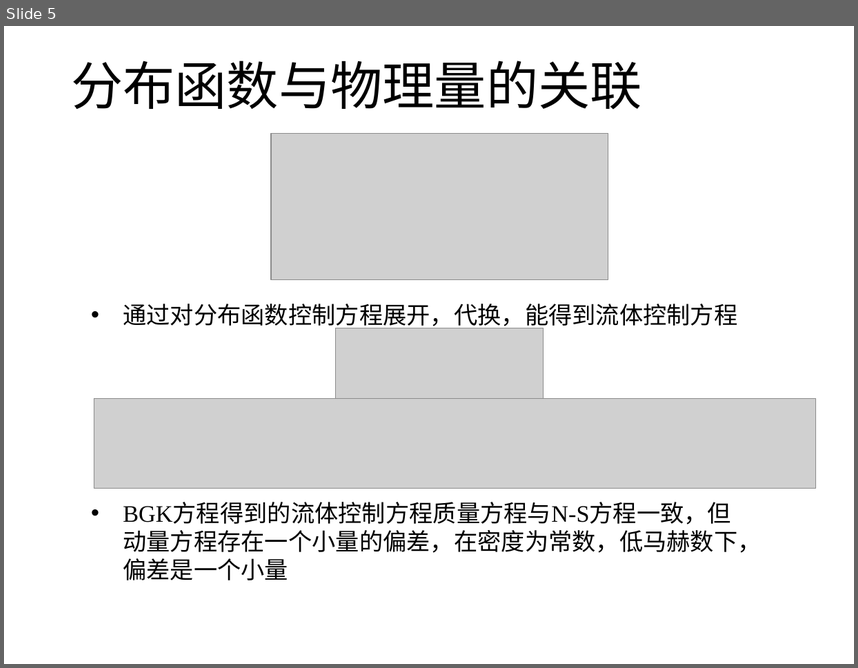
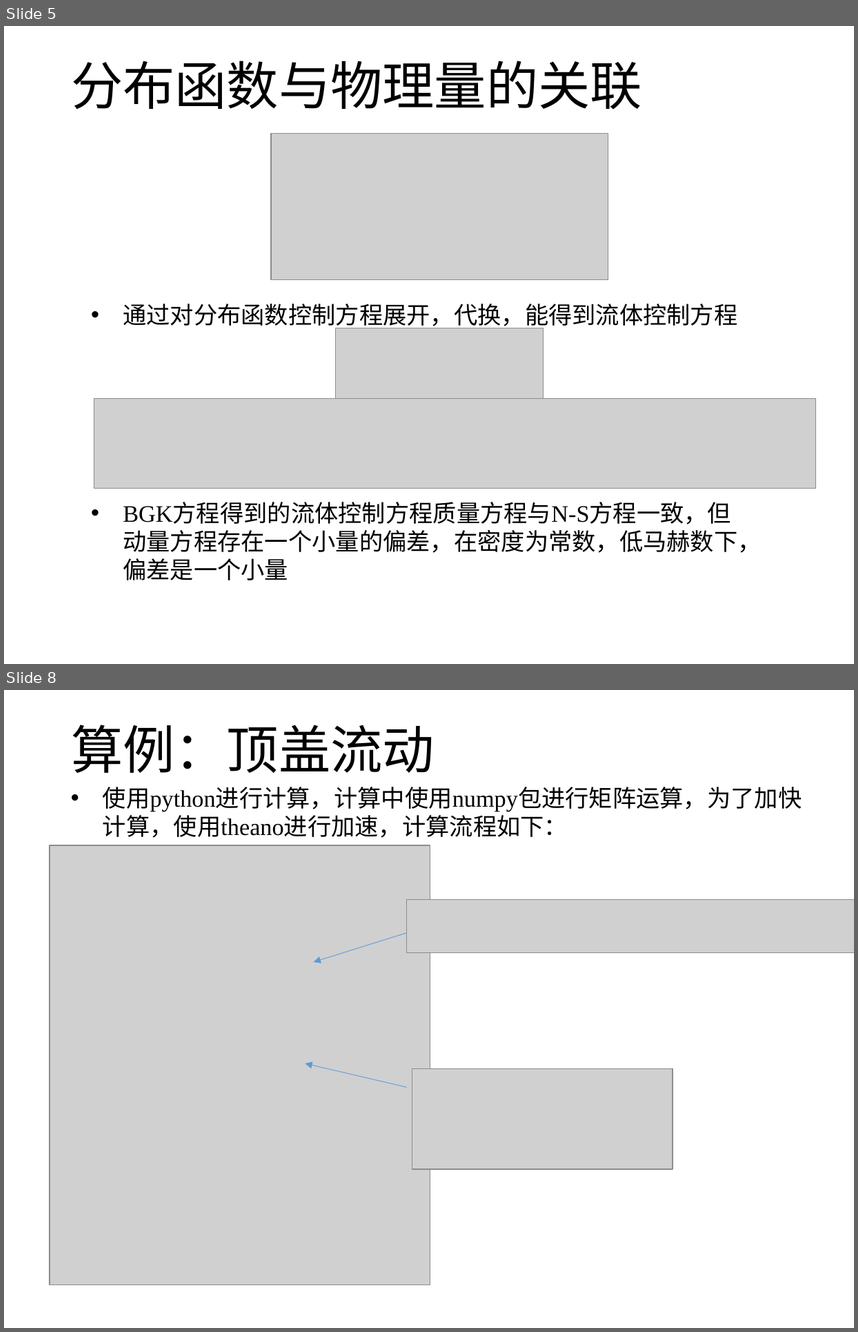
Before and after one commit to hohiroki/homework, a slide deck: NO2/bolzmann.pptx. Shown one above the other, each under a label of ours: slide 5 before the commit, slides 5 and 8 after it; the slides between them are not shown. The pictures are 858x668 and 858x1332 pixels, drawn with LibreOffice and Linux fonts; fonts in the diff are those of the drawing; grey boxes stand for pictures. Boxes give left, top, right and bottom in pixels: in the first picture for what was removed or moved away, otherwise in the second. Text is boxed around its words. In the diff, an @@ line names an element or a change of style, - is before the commit and + after.

```diff
--- a/NO2/bolzmann.pptx
+++ b/NO2/bolzmann.pptx
@@ slide 8 added at [4, 690, 854, 1328], background #FFFFFF @@
@@ title added at [71, 724, 435, 773], 44 pt, text #000000 @@
+算例：顶盖流动
@@ text added at [103, 787, 802, 838], 20 pt, text #000000 @@
+• 使用python进行计算，计算中使用numpy包进行矩阵运算，为了加快计算，使用theano进行加速，计算流程如下：
@@ picture added at [50, 845, 430, 1285] @@
@@ picture added at [407, 899, 854, 953] @@
@@ arrow added from (407, 932) to (313, 962), #5B9BD5 0.5 pt @@
@@ arrow added from (407, 1087) to (305, 1063), #5B9BD5 0.5 pt @@
@@ picture added at [412, 1068, 672, 1169] @@
```
Also in this commit, not shown: 2 slides changed, 3 other slides added, 1 slide removed, 27 other files.
